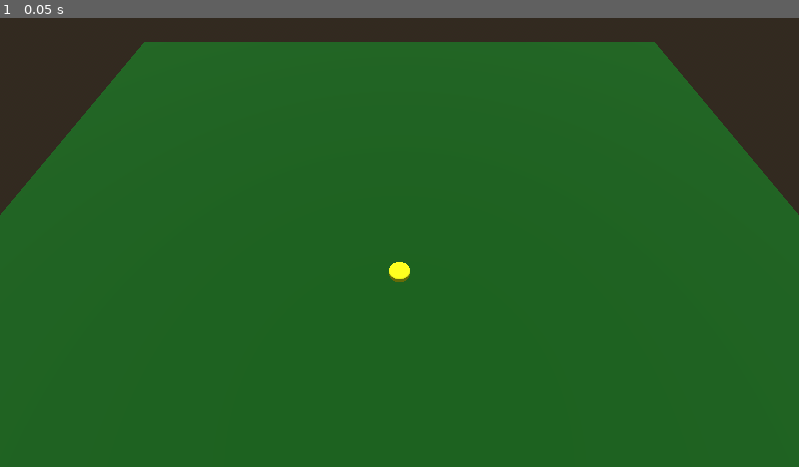
Above: before the commit, frame 1.
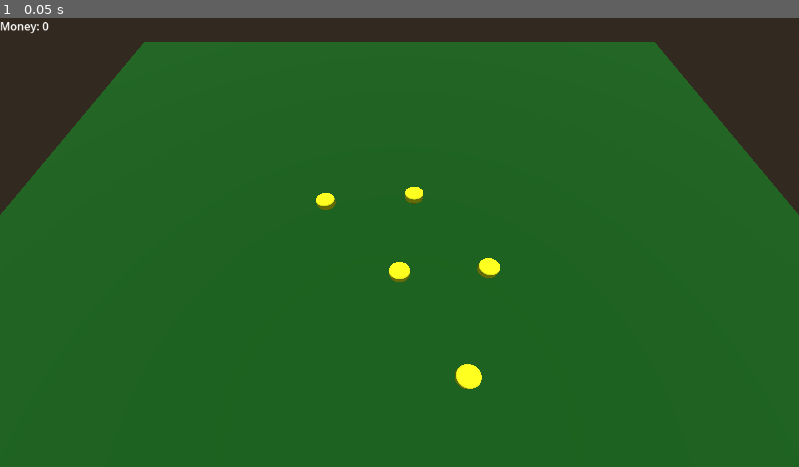
Above: after the commit, the same moment.

Repository: pharminithegame-dev/TowerDefenseGameJam
Game: Godot game, scene res://Scenes/Testing/AlexDemoScene.tscn
Two runs of this game, one before a commit and one after it. Both use one fixed random seed, a clock stepped at 60 frames per second and the inputs below.
Inputs:
- Up to frame 1 (0.05 s): no input

The runs differ from the first frame. In frame 1, 0.5% of the frame differs, in the area x 0-63%, y 0-83%.

Commit message:
Money disappears on click + UI element
what the title says

Diff:
--- a/Scenes/Testing/AlexDemoScene.tscn
+++ b/Scenes/Testing/AlexDemoScene.tscn
@@ -1,6 +1,7 @@
-[gd_scene load_steps=8 format=3 uid="uid://dxyq2g7cbh0hw"]
+[gd_scene load_steps=9 format=3 uid="uid://dxyq2g7cbh0hw"]
 
 [ext_resource type="PackedScene" uid="uid://8gp71ntyt4f3" path="res://Scenes/Money/money.tscn" id="1_7t8vs"]
+[ext_resource type="Script" path="res://Scripts/money_layer.gd" id="2_i4aox"]
 
 [sub_resource type="ProceduralSkyMaterial" id="ProceduralSkyMaterial_j0urm"]
 
@@ -56,4 +57,23 @@
 
 [node name="Money" parent="." instance=ExtResource("1_7t8vs")]
 
+[node name="CanvasLayer" type="CanvasLayer" parent="."]
+script = ExtResource("2_i4aox")
+
+[node name="MoneyLabel" type="Label" parent="CanvasLayer"]
+offset_right = 40.0
+offset_bottom = 23.0
+
+[node name="MoneyPickup" parent="." instance=ExtResource("1_7t8vs")]
+transform = Transform3D(1, 0, 0, 0, 1, 0, 0, 0, 1, 4.06246, 0.88909, 0.704121)
+
+[node name="MoneyPickup2" parent="." instance=ExtResource("1_7t8vs")]
+transform = Transform3D(1, 0, 0, 0, 1, 0, 0, 0, 1, -3.95533, 0.88909, 2.37363)
+
+[node name="MoneyPickup3" parent="." instance=ExtResource("1_7t8vs")]
+transform = Transform3D(1, 0, 0, 0, 1, 0, 0, 0, 1, 3.67313, 0.88909, -3.51205)
+
+[node name="MoneyPickup4" parent="." instance=ExtResource("1_7t8vs")]
+transform = Transform3D(1, 0, 0, 0, 1, 0, 0, 0, 1, 0.18048, 0.88909, 3.71906)
+
 [connection signal="input_event" from="Money" to="EnvironmentNodes/Camera3D" method="_on_money_input_event"]
--- a/Scripts/MoneyManager.gd
+++ b/Scripts/MoneyManager.gd
@@ -6,6 +6,7 @@
 var money: int = 0
 # Called when the node enters the scene tree for the first time.
 func _ready() -> void:
+	#used to check money value
 	money_altered.emit(money)
 
 func add_money(num: int) -> void:
--- a/Scripts/moneyPickup.gd
+++ b/Scripts/moneyPickup.gd
@@ -12,7 +12,9 @@
 	pass
 
 func pick_up() -> void:
+	print("Total money:", MoneyManager.get_money())
 	MoneyManager.add_money(value)
+	queue_free()
 
 func _on_input_event(camera: Camera3D, event: InputEvent, pos: Vector3, normal: Vector3, shape_idx: int) -> void:
 	if event is InputEventMouseButton and event.button_index == MOUSE_BUTTON_LEFT and event.pressed:
--- /dev/null
+++ b/Scripts/money_layer.gd
@@ -0,0 +1,12 @@
+extends CanvasLayer
+
+# Called when the node enters the scene tree for the first time.
+func _ready() -> void:
+	$MoneyLabel.text = "Money: %d" % MoneyManager.get_money()
+	MoneyManager.money_altered.connect(_on_money_altered)
+
+func _on_money_altered(new_money: int) -> void:
+	$MoneyLabel.text = "Money: %d" % new_money
+# Called every frame. 'delta' is the elapsed time since the previous frame.
+func _process(delta: float) -> void:
+	pass
